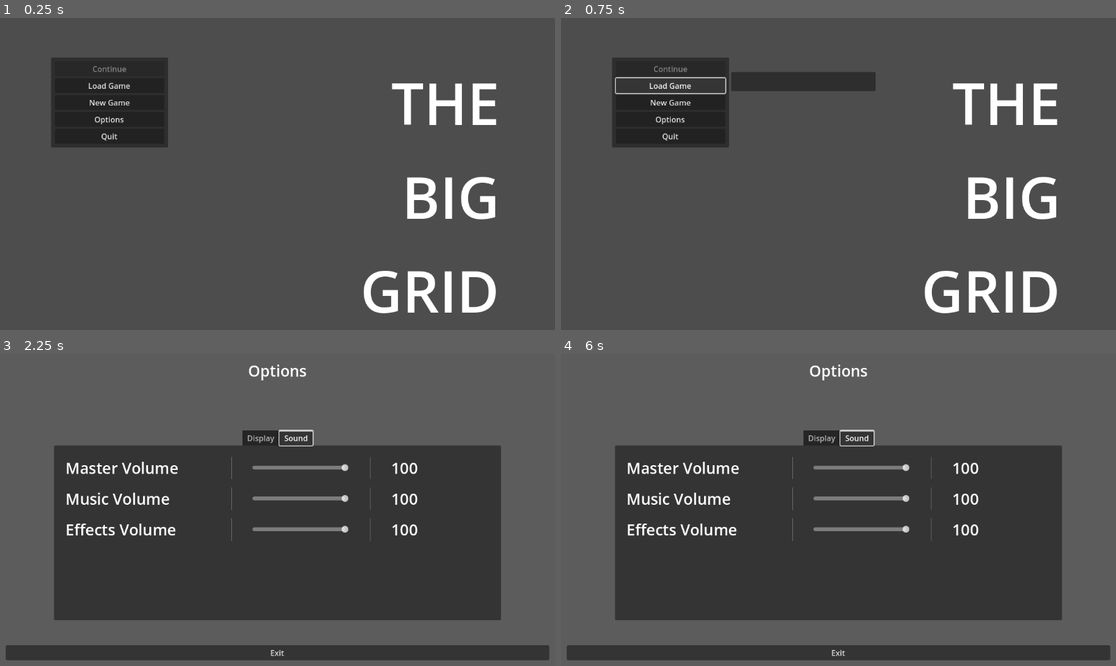
Above: before the commit, frames 1-4 (two rows, left to right).
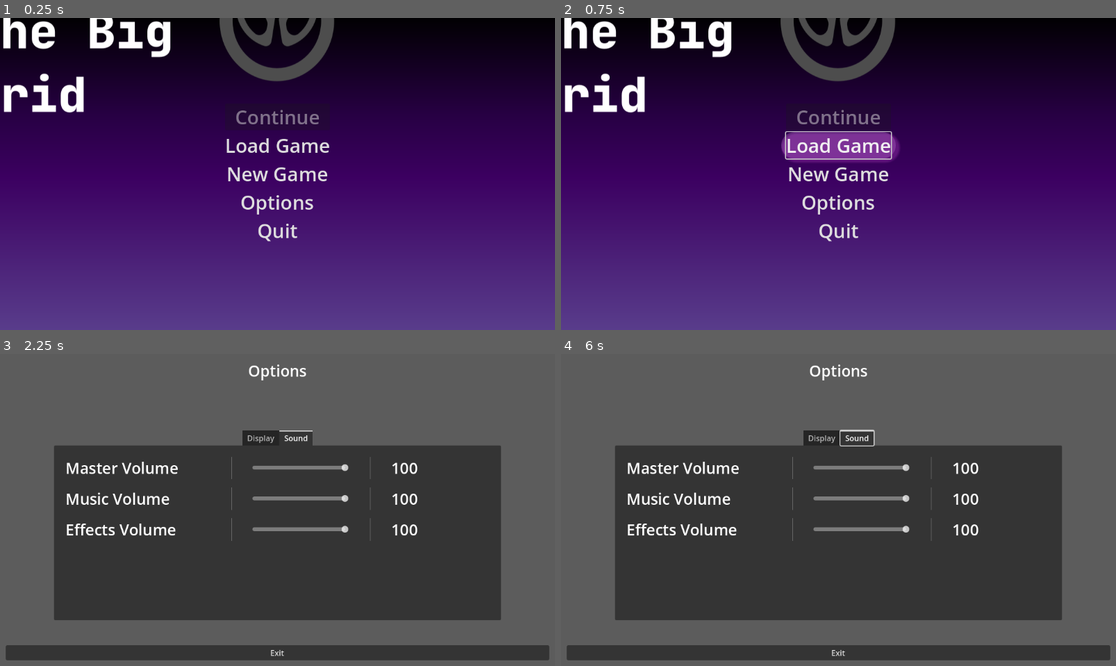
Above: after the commit, the same moments.

Repository: Carth501/The-Big-Grid
Game: Godot game, scene res://scenes/MainMenu.tscn
Same seed, same stepped clock (60 frames per second), same inputs: the game is played once before the commit and once after it. Sound files missing from this copy of the repository are replaced by a short silence.
Inputs (mouse positions are in pixels of both pictures, inside the frame that each line leads up to):
- Up to frame 1 (0.25 s): no input
- Up to frame 2 (0.75 s): click "Load Game" at 0.5 s
- Up to frame 3 (2.25 s): click "Options" at 1.25 s; click "New Game" at 2 s
- Up to frame 4 (6 s): click "New Game" at 2.75 s; click "New Game" at 3.5 s; tap Enter at 4.25, 5.75 s; move the mouse to (960, 494) at 4.27 s; hold Space (space) 4.28-5 s; click (960, 494) at 4.42 s; drag from (727, 525) to (810, 572) at 5.02 s; move the mouse to (894, 441) at 5.77 s; hold Space (space) from 5.78 s (still down); click (894, 441) at 5.92 s

The runs differ from the first frame. In frame 1, 98% of the frame differs, in the area x 0-100%, y 0-100%; in frame 2, 98%; in frame 3, less than 0.1%; in frame 4, nothing differs.

Commit message:
import themes, rebuild main menu

Diff:
--- a/scenes/MainMenu.tscn
+++ b/scenes/MainMenu.tscn
@@ -1,8 +1,10 @@
-[gd_scene load_steps=4 format=3 uid="uid://d1a6y8skg7kii"]
+[gd_scene load_steps=6 format=3 uid="uid://d1a6y8skg7kii"]
 
 [ext_resource type="Script" path="res://scripts/MainMenu.gd" id="1_1qd6f"]
+[ext_resource type="Texture2D" uid="uid://x8dlbc44xtj5" path="res://textures/ui/Main Menu.svg" id="2_11uni"]
 [ext_resource type="AudioStream" uid="uid://rimplcys6c2t" path="res://sound/music/_Main Menu_ The Big Grid, Pirate Software Gamejam 15.ogg" id="2_fi6st"]
 [ext_resource type="PackedScene" uid="uid://chr83yjksir7q" path="res://scenes/OptionsMenu/options_menu.tscn" id="3_8lr38"]
+[ext_resource type="Theme" uid="uid://cps7x1u8q74lh" path="res://themes/main_menu.tres" id="3_b3b6f"]
 
 [node name="MainMenu" type="Control" node_paths=PackedStringArray("continue_button", "load_panel", "load_buttons_container")]
 layout_mode = 3
@@ -12,76 +14,58 @@
 grow_horizontal = 2
 grow_vertical = 2
 script = ExtResource("1_1qd6f")
-continue_button = NodePath("Links/MarginContainer/VBoxContainer/ContinueButton")
+continue_button = NodePath("CenterContainer/CenterContainer/VBoxContainer/ContinueButton")
 load_panel = NodePath("LoadGameSelection")
 load_buttons_container = NodePath("LoadGameSelection/MarginContainer/VBoxContainer")
 
-[node name="VFlowContainer" type="VFlowContainer" parent="."]
+[node name="TextureRect" type="TextureRect" parent="."]
 layout_mode = 1
-anchors_preset = -1
-anchor_left = 0.9
-anchor_right = 0.9
+anchors_preset = 15
+anchor_right = 1.0
 anchor_bottom = 1.0
-offset_left = -289.0
-grow_horizontal = 0
+grow_horizontal = 2
 grow_vertical = 2
-theme_override_constants/h_separation = 30
-theme_override_constants/v_separation = 30
-alignment = 2
+texture = ExtResource("2_11uni")
+expand_mode = 3
+stretch_mode = 3
 
-[node name="THE" type="Label" parent="VFlowContainer"]
-layout_mode = 2
-theme_override_font_sizes/font_size = 120
-text = "THE"
-horizontal_alignment = 2
+[node name="CenterContainer" type="CenterContainer" parent="."]
+layout_mode = 1
+anchors_preset = 15
+anchor_right = 1.0
+anchor_bottom = 1.0
+grow_horizontal = 2
+grow_vertical = 2
 
-[node name="BIG" type="Label" parent="VFlowContainer"]
-layout_mode = 2
-theme_override_font_sizes/font_size = 120
-text = "BIG"
-horizontal_alignment = 2
-
-[node name="GRID" type="Label" parent="VFlowContainer"]
-layout_mode = 2
-theme_override_font_sizes/font_size = 120
-text = "GRID"
-horizontal_alignment = 2
-
-[node name="Links" type="PanelContainer" parent="."]
-layout_mode = 0
-offset_left = 106.0
-offset_top = 82.0
-offset_right = 349.0
-offset_bottom = 234.45
-
-[node name="MarginContainer" type="MarginContainer" parent="Links"]
-layout_mode = 2
-theme_override_constants/margin_left = 8
-theme_override_constants/margin_top = 8
-theme_override_constants/margin_right = 8
-theme_override_constants/margin_bottom = 8
-
-[node name="VBoxContainer" type="VBoxContainer" parent="Links/MarginContainer"]
+[node name="CenterContainer" type="CenterContainer" parent="CenterContainer"]
 layout_mode = 2
 
-[node name="ContinueButton" type="Button" parent="Links/MarginContainer/VBoxContainer"]
+[node name="VBoxContainer" type="VBoxContainer" parent="CenterContainer/CenterContainer"]
 layout_mode = 2
+
+[node name="ContinueButton" type="Button" parent="CenterContainer/CenterContainer/VBoxContainer"]
+layout_mode = 2
+theme = ExtResource("3_b3b6f")
 text = "Continue"
 
-[node name="LoadGameButton" type="Button" parent="Links/MarginContainer/VBoxContainer"]
+[node name="LoadGameButton" type="Button" parent="CenterContainer/CenterContainer/VBoxContainer"]
 layout_mode = 2
+theme = ExtResource("3_b3b6f")
 text = "Load Game"
 
-[node name="NewGameButton" type="Button" parent="Links/MarginContainer/VBoxContainer"]
+[node name="NewGameButton" type="Button" parent="CenterContainer/CenterContainer/VBoxContainer"]
 layout_mode = 2
+theme = ExtResource("3_b3b6f")
 text = "New Game"
 
-[node name="OptionsButton" type="Button" parent="Links/MarginContainer/VBoxContainer"]
+[node name="OptionsButton" type="Button" parent="CenterContainer/CenterContainer/VBoxContainer"]
 layout_mode = 2
+theme = ExtResource("3_b3b6f")
 text = "Options"
 
-[node name="Quit" type="Button" parent="Links/MarginContainer/VBoxContainer"]
+[node name="Quit" type="Button" parent="CenterContainer/CenterContainer/VBoxContainer"]
 layout_mode = 2
+theme = ExtResource("3_b3b6f")
 text = "Quit
 "
 
@@ -89,10 +73,10 @@
 visible = false
 custom_minimum_size = Vector2(300, 0)
 layout_mode = 0
-offset_left = 353.0
-offset_top = 112.0
-offset_right = 653.0
-offset_bottom = 152.0
+offset_left = 1217.0
+offset_top = 352.0
+offset_right = 1517.0
+offset_bottom = 392.0
 
 [node name="MarginContainer" type="MarginContainer" parent="LoadGameSelection"]
 layout_mode = 2
@@ -114,8 +98,8 @@
 visible = false
 layout_mode = 1
 
-[connection signal="pressed" from="Links/MarginContainer/VBoxContainer/ContinueButton" to="." method="continue_game"]
-[connection signal="pressed" from="Links/MarginContainer/VBoxContainer/LoadGameButton" to="." method="toggle_load_panel"]
-[connection signal="pressed" from="Links/MarginContainer/VBoxContainer/NewGameButton" to="." method="new_game"]
-[connection signal="pressed" from="Links/MarginContainer/VBoxContainer/OptionsButton" to="." method="_on_options_button_pressed"]
-[connection signal="pressed" from="Links/MarginContainer/VBoxContainer/Quit" to="." method="quit"]
+[connection signal="pressed" from="CenterContainer/CenterContainer/VBoxContainer/ContinueButton" to="." method="continue_game"]
+[connection signal="pressed" from="CenterContainer/CenterContainer/VBoxContainer/LoadGameButton" to="." method="toggle_load_panel"]
+[connection signal="pressed" from="CenterContainer/CenterContainer/VBoxContainer/NewGameButton" to="." method="new_game"]
+[connection signal="pressed" from="CenterContainer/CenterContainer/VBoxContainer/OptionsButton" to="." method="_on_options_button_pressed"]
+[connection signal="pressed" from="CenterContainer/CenterContainer/VBoxContainer/Quit" to="." method="quit"]
--- /dev/null
+++ b/themes/game_theme.tres
@@ -0,0 +1,41 @@
+[gd_resource type="Theme" load_steps=4 format=3 uid="uid://bqrwqww1tfjm6"]
+
+[sub_resource type="StyleBoxFlat" id="StyleBoxFlat_1vkjf"]
+bg_color = Color(0.647481, 0.548476, 0.770979, 1)
+draw_center = false
+
+[sub_resource type="StyleBoxFlat" id="StyleBoxFlat_r428m"]
+bg_color = Color(0.196574, 0.000240221, 0.288689, 1)
+border_width_left = 8
+border_width_top = 3
+border_width_right = 3
+border_width_bottom = 8
+border_color = Color(1, 1, 1, 1)
+corner_radius_top_left = 10
+corner_radius_top_right = 10
+corner_radius_bottom_right = 10
+corner_radius_bottom_left = 10
+expand_margin_left = 10.0
+expand_margin_top = 10.0
+expand_margin_right = 10.0
+expand_margin_bottom = 10.0
+
+[sub_resource type="StyleBoxFlat" id="StyleBoxFlat_vqfnv"]
+bg_color = Color(0.548337, 0.577924, 0.826214, 1)
+border_width_left = 10
+border_width_top = 10
+border_width_right = 10
+border_width_bottom = 10
+corner_radius_top_left = 10
+corner_radius_top_right = 10
+corner_radius_bottom_right = 10
+corner_radius_bottom_left = 10
+
+[resource]
+CheckButton/font_sizes/font_size = 25
+CheckButton/icons/checked = null
+CheckButton/styles/focus = SubResource("StyleBoxFlat_1vkjf")
+LineEdit/font_sizes/font_size = 40
+LineEdit/styles/normal = SubResource("StyleBoxFlat_r428m")
+TabContainer/font_sizes/font_size = 30
+TabContainer/styles/panel = SubResource("StyleBoxFlat_vqfnv")
--- /dev/null
+++ b/themes/main_menu.tres
@@ -0,0 +1,27 @@
+[gd_resource type="Theme" load_steps=4 format=3 uid="uid://cps7x1u8q74lh"]
+
+[sub_resource type="StyleBoxFlat" id="StyleBoxFlat_3evyd"]
+bg_color = Color(0.760784, 0.462745, 0.843137, 0.305882)
+corner_radius_top_left = 30
+corner_radius_top_right = 30
+corner_radius_bottom_right = 30
+corner_radius_bottom_left = 30
+expand_margin_left = 10.0
+expand_margin_right = 10.0
+shadow_color = Color(0.494429, 0.131108, 0.587795, 0.6)
+shadow_size = 6
+shadow_offset = Vector2(5, 5)
+
+[sub_resource type="StyleBoxFlat" id="StyleBoxFlat_gqpt5"]
+bg_color = Color(0.6, 0.6, 0.6, 0)
+draw_center = false
+
+[sub_resource type="StyleBoxFlat" id="StyleBoxFlat_b5hff"]
+bg_color = Color(0.6, 0.6, 0.6, 0)
+draw_center = false
+
+[resource]
+Button/font_sizes/font_size = 40
+Button/styles/hover = SubResource("StyleBoxFlat_3evyd")
+Button/styles/normal = SubResource("StyleBoxFlat_gqpt5")
+Button/styles/pressed = SubResource("StyleBoxFlat_b5hff")
